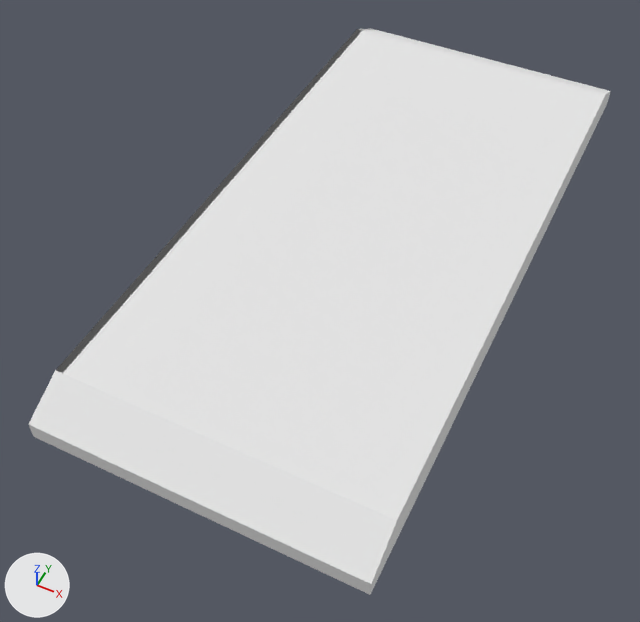
Two versions of the Blender file Arts/Models/Scenario/Bridge/Big Bridge/LongeBridge_Chão.blend, one commit apart.
Before and after are seen from a 50 mm camera at (3.76, -9.25, 9.53) aimed at (-0.27, -1.2, -0.53). Arrows for +X, +Y and +Z are at lower left; the lights stay in place.
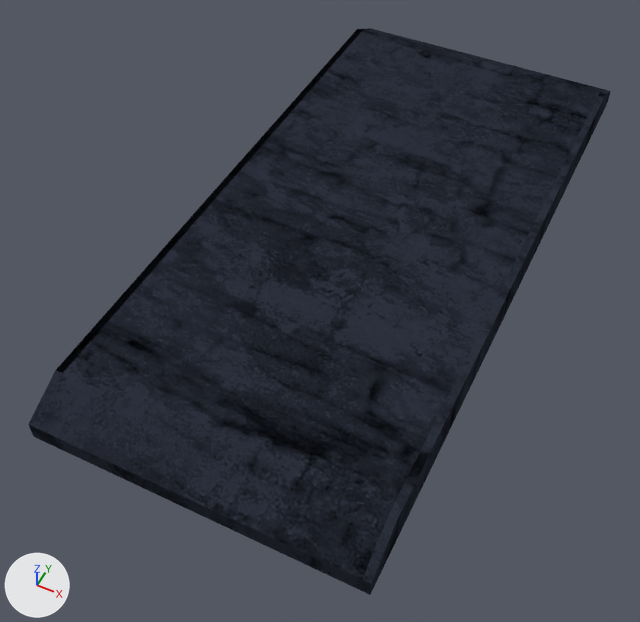
The change, as a list of edits to the scene's bpy script:
```text
Add img_specular_tga:
    img_specular_tga = load_image('specular.tga', '../../../../Textures/specular.tga', 1024, 1024, 'sRGB')
Change mat_material_001:
    remove mat_material_001.base_color = (0.8, 0.8, 0.8)  # white #e7e7e7
    add mat_material_001.texture = img_specular_tga
```

Where the change shows, as pixel boxes [x1, y1, x2, y2] in the pictures (640 x 622 px):
'Cube', surface changed (white to blue): [28, 28, 611, 595] in both
